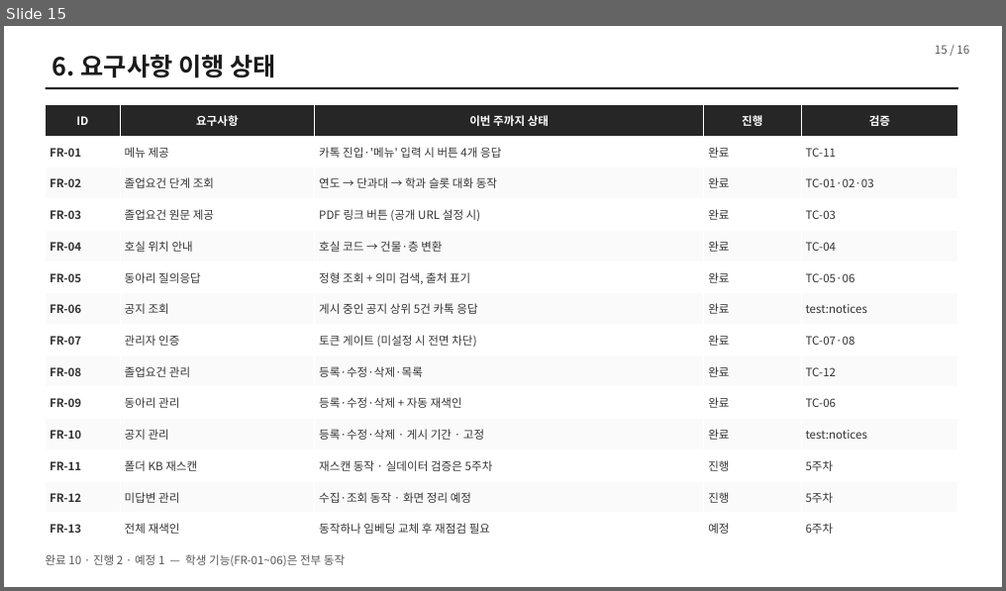
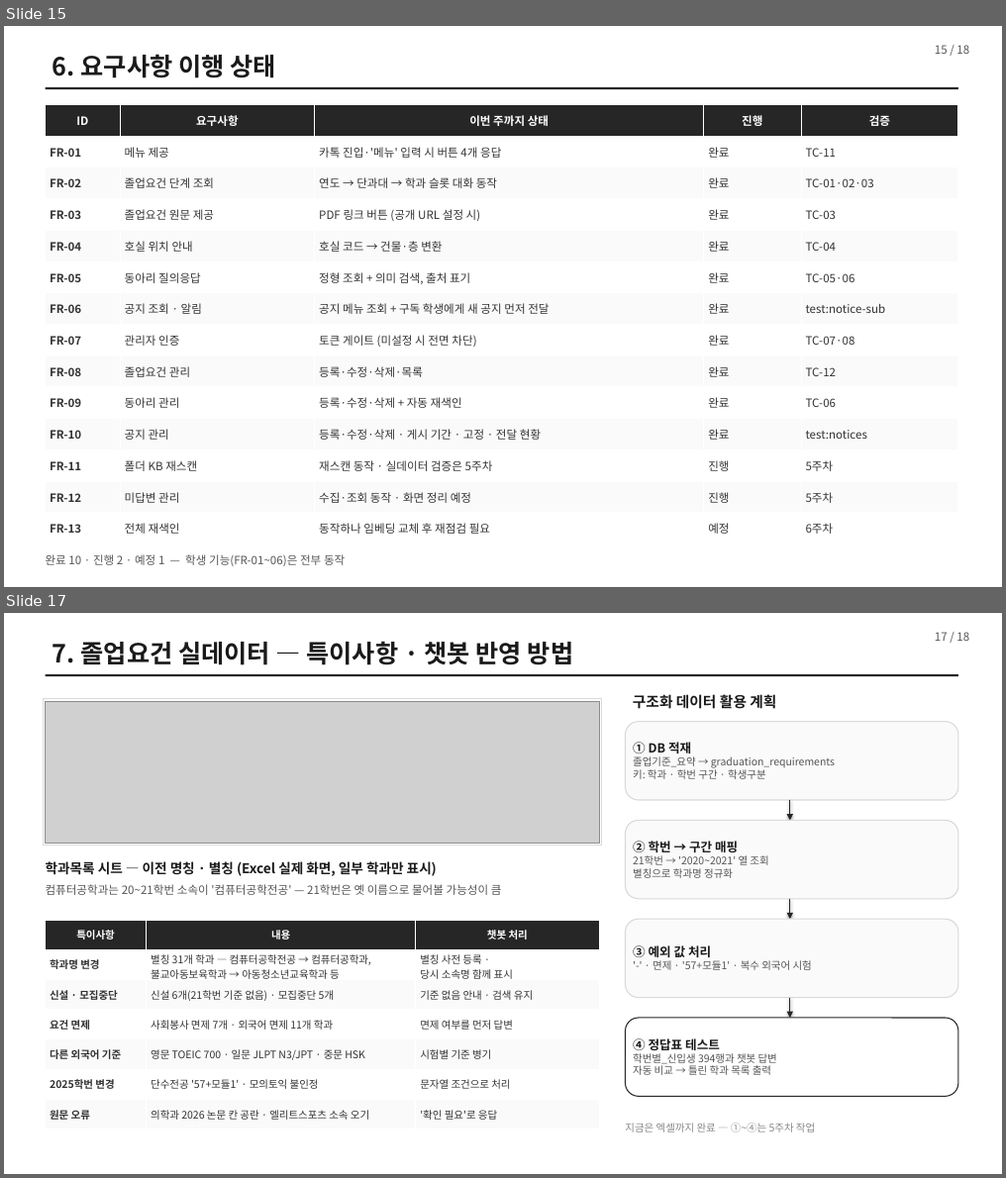
Before and after one commit to jaewonkyoung-alt/wise-faq-bot, a slide deck: slides/2021212843_경재원_4주차_진행보고.pptx. Shown one above the other, each under a label of ours: slide 15 before the commit, slides 15 and 17 after it; the slides between them are not shown. The pictures are 1006x591 and 1006x1178 pixels, drawn with LibreOffice and Linux fonts; fonts in the diff are those of the drawing; grey boxes stand for pictures. Boxes give left, top, right and bottom in pixels: in the first picture for what was removed or moved away, otherwise in the second. Text is boxed around its words. In the diff, an @@ line names an element or a change of style, - is before the commit and + after.

```diff
--- a/slides/2021212843_경재원_4주차_진행보고.pptx
+++ b/slides/2021212843_경재원_4주차_진행보고.pptx
@@ slide 17 added at <box>4,613,1002,1174</box>, background #FFFFFF @@
@@ text added at <box>53,641,573,665</box>, 24 pt, text #1A1A1A, bold @@
+7. 졸업요건 실데이터 — 특이사항 · 챗봇 반영 방법
@@ text added at <box>935,632,969,641</box>, 11 pt, text #555555 @@
+17 / 18
@@ rectangle added at <box>43,699,601,846</box>, fill #FFFFFF, outline #D9D9D9 1 pt @@
@@ rectangle added at <box>46,674,958,676</box>, fill #262626 @@
@@ picture added at <box>46,701,599,844</box> @@
@@ text added at <box>633,694,776,709</box>, 14 pt, text #1A1A1A, bold @@
+구조화 데이터 활용 계획
@@ rounded rectangle added at <box>626,722,958,800</box>, fill #FAFAFA, outline #D9D9D9 1 pt, 10 pt, text #555555 @@
+① DB 적재
+졸업기준_요약 → graduation_requirements
+키: 학과 · 학번 구간 · 학생구분
@@ rounded rectangle added at <box>626,820,958,899</box>, fill #FAFAFA, outline #D9D9D9 1 pt, 10 pt, text #555555 @@
+② 학번 → 구간 매핑
+21학번 → '2020~2021' 열 조회
+별칭으로 학과명 정규화
@@ arrow added from (790, 800) to (790, 820), #262626 1.25 pt @@
@@ text added at <box>46,861,437,876</box>, 13 pt, text #1A1A1A, bold @@
+학과목록 시트 — 이전 명칭 · 별칭 (Excel 실제 화면, 일부 학과만 표시)
@@ text added at <box>46,884,502,895</box>, 11 pt, text #555555 @@
+컴퓨터공학과는 20~21학번 소속이 '컴퓨터공학전공' — 21학번은 옛 이름으로 물어볼 가능성이 큼
@@ arrow added from (790, 899) to (790, 919), #262626 1.25 pt @@
@@ table added at <box>46,920,599,1130</box>, 7 rows, 3 columns @@
+특이사항 | 내용 | 챗봇 처리
+학과명 변경 | 별칭 31개 학과 — 컴퓨터공학전공 → 컴퓨터공학과, / 불교아동보육학과 → 아동청소년교육학과 등 | 별칭 사전 등록 · / 당시 소속명 함께 표시
+신설 · 모집중단 | 신설 6개(21학번 기준 없음) · 모집중단 5개 | 기준 없음 안내 · 검색 유지
+요건 면제 | 사회봉사 면제 7개 · 외국어 면제 11개 학과 | 면제 여부를 먼저 답변
+다른 외국어 기준 | 영문 TOEIC 700 · 일문 JLPT N3/JPT · 중문 HSK | 시험별 기준 병기
+2025학번 변경 | 단수전공 '57+모듈1' · 모의토익 불인정 | 문자열 조건으로 처리
+원문 오류 | 의학과 2026 논문 칸 공란 · 엘리트스포츠 소속 오기 | '확인 필요'로 응답
@@ rounded rectangle added at <box>626,919,958,998</box>, fill #FAFAFA, outline #D9D9D9 1 pt, 10 pt, text #555555 @@
+③ 예외 값 처리
+'-' · 면제 · '57+모듈1' · 복수 외국어 시험
@@ arrow added from (790, 998) to (790, 1018), #262626 1.25 pt @@
@@ rounded rectangle added at <box>626,1018,958,1096</box>, fill #FFFFFF, outline #262626 1 pt, 10 pt, text #555555 @@
+④ 정답표 테스트
+학번별_신입생 394행과 챗봇 답변
+자동 비교 → 틀린 학과 목록 출력
@@ text added at <box>625,1123,815,1133</box>, 10 pt, text #888888 @@
+지금은 엑셀까지 완료 — ①~④는 5주차 작업
@@ slide 15 changed as well @@
@@ table at <box>46,104,958,545</box> @@
-row 7: FR-06 | 공지 조회 | 게시 중인 공지 상위 5건 카톡 응답 | 완료 | test:notices
+row 7: FR-06 | 공지 조회 · 알림 | 공지 메뉴 조회 + 구독 학생에게 새 공지 먼저 전달 | 완료 | test:notice-sub
-row 11, column 3: 등록·수정·삭제 · 게시 기간 · 고정
+row 11, column 3: 등록·수정·삭제 · 게시 기간 · 고정 · 전달 현황
```
Also in this commit, not shown: 13 other slides changed, 3 other slides added, 2 slides removed, 14 other files.
